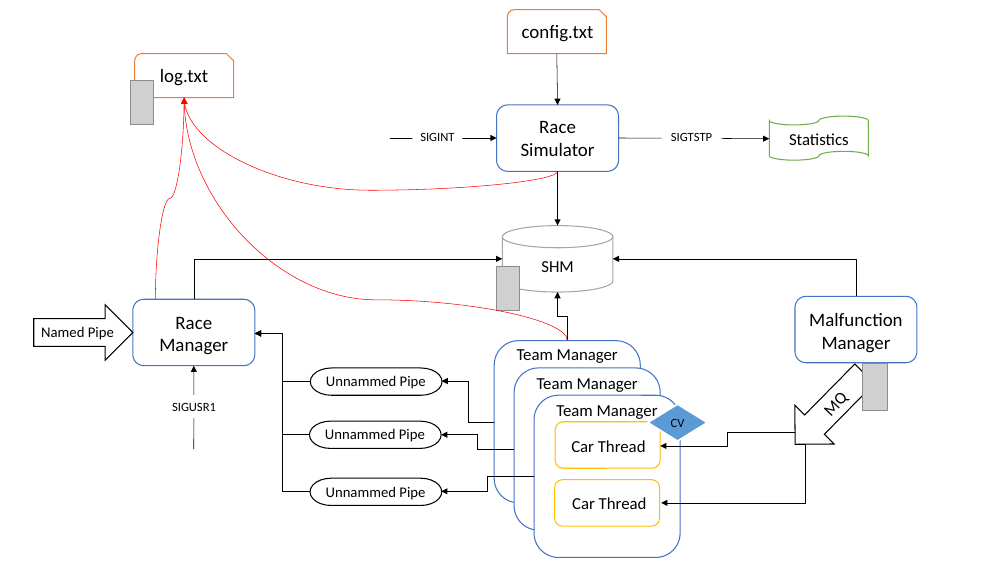
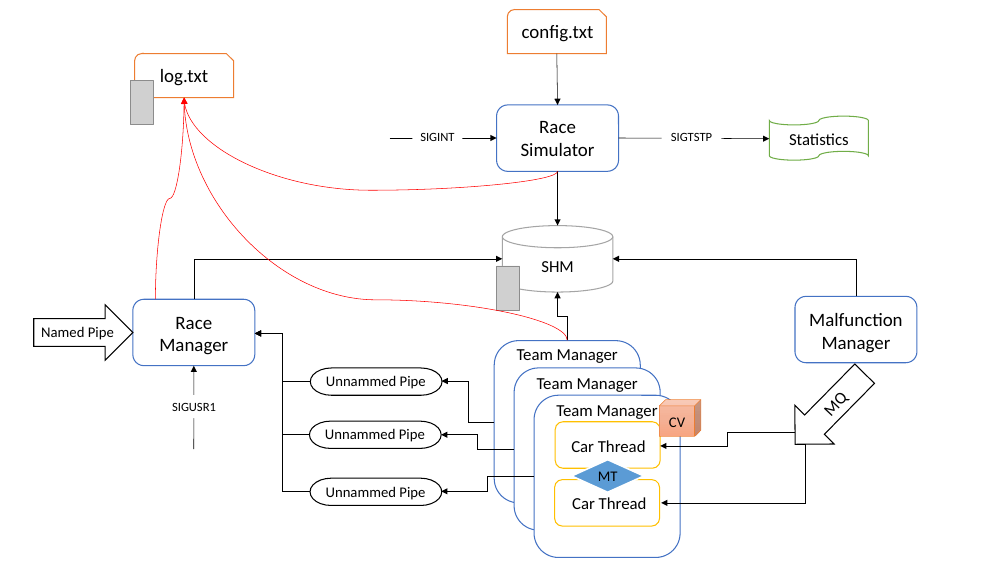
Before and after one commit to joao-carnide/Projeto-SO, a slide deck: slide 1 of diagrama/diagrama.pptx. Drawn at 1008x567 pixels with LibreOffice and Linux fonts; fonts in the diff are those of the drawing; grey boxes stand for pictures. Boxes give left, top, right and bottom in pixels: in the first picture for what was removed or moved away, otherwise in the second. Text is boxed around its words. In the diff, an @@ line names an element or a change of style, - is before the commit and + after.

```diff
--- a/diagrama/diagrama.pptx
+++ b/diagrama/diagrama.pptx
@@ picture removed at (x1=863, y1=363, x2=888, y2=411) @@
@@ cube "CV" resized from (x1=648, y1=405, x2=708, y2=442) to (x1=659, y1=400, x2=701, y2=437) @@
@@ cube "CV" at (x1=659, y1=400, x2=701, y2=437): size 12 to 14 pt; diamond to cube; fill #5B9BD5 to gradient #F7BDA5 to #F5B196 to #F8A582; outline #FFFFFF 1.5 pt to #ED7D31 0.5 pt @@
@@ diamond added at (x1=572, y1=460, x2=644, y2=492), fill #5B9BD5, outline #FFFFFF 1.5 pt, 14 pt, text #000000 @@
+MT
```
Also in this commit, not shown: 5 other files.
